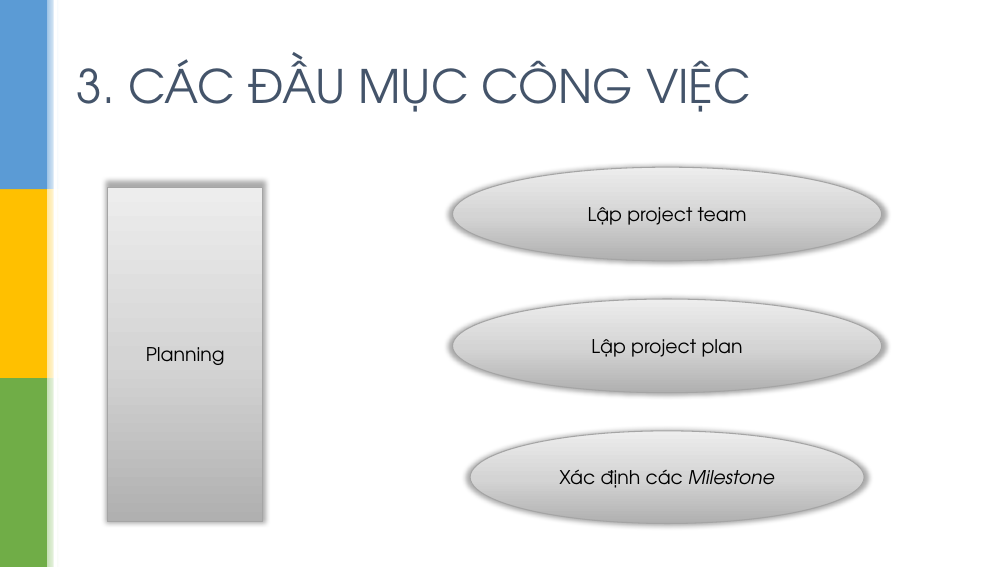
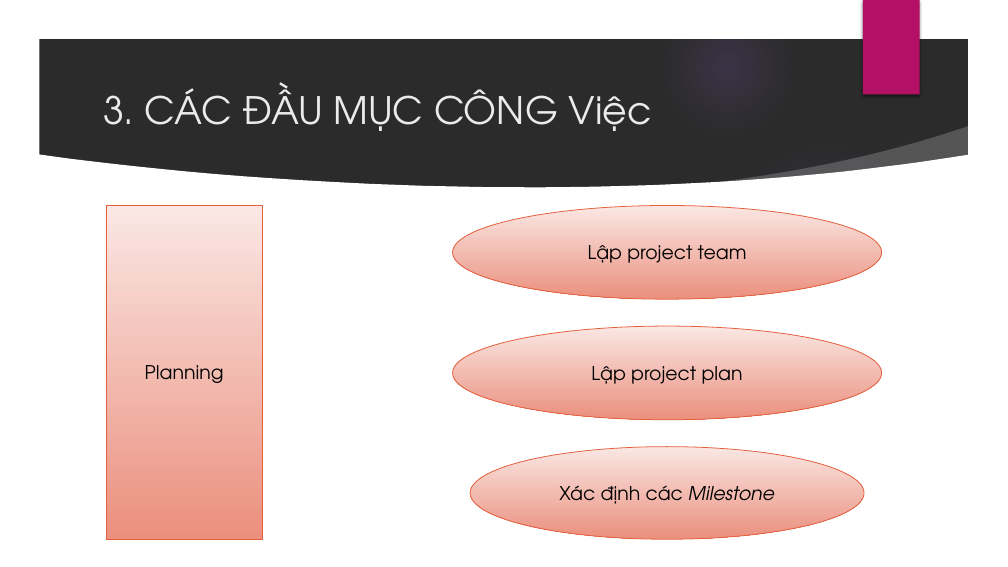
Before and after one commit to sondc/SWM_Project, a slide deck: slide 8 of Document/Slide_Project.pptx (slide 9 before the commit). Drawn at 1008x567 pixels with LibreOffice and Linux fonts; fonts in the diff are those of the drawing; background and template pictures are left out; a plain dark background stands for a picture behind light text. Boxes give left, top, right and bottom in pixels: in the first picture for what was removed or moved away, otherwise in the second. Text is boxed around its words. In the diff, an @@ line names an element or a change of style, - is before the commit and + after.

Commit message:
Slide_Project
lộc

```diff
--- a/Document/Slide_Project.pptx
+++ b/Document/Slide_Project.pptx
@@ group added at (0, 0, 1008, 567): 5 ellipses, 3 freeform shapes @@
@@ group removed at (0, 0, 59, 567): 7 rectangles @@
@@ rectangle added at (863, 0, 920, 95), fill #B31166 @@
@@ title at (103, 85, 652, 131): text changed; size 44 to 36 pt; text colour #44546A to #EBEBEB @@
-3. CÁC ĐẦU MỤC CÔNG VIỆC
+3. CÁC ĐẦU MỤC CÔNG Việc
@@ rectangle "Planning": place and size @@
-rectangle "Planning" at (107, 188, 263, 522)
+rectangle "Planning" at (107, 206, 262, 540)
@@ fill gradient #B1B1B1 to #D5D5D5 to #EDEDED to gradient #FAE8E5 to #EB907F; outline #A5A5A5 1 pt to #E45F3C 0.75 pt; shadow off in 4 elements at (107, 206, 262, 540), (470, 447, 864, 540), (453, 326, 882, 420), (453, 206, 882, 299) @@
@@ ellipse "Lập project team": place and size @@
-ellipse "Lập project team" at (453, 167, 882, 261)
+ellipse "Lập project team" at (453, 206, 882, 299)
@@ ellipse "Lập project plan": place and size @@
-ellipse "Lập project plan" at (453, 299, 882, 393)
+ellipse "Lập project plan" at (453, 326, 882, 420)
@@ ellipse "Xác định các Milestone": place and size @@
-ellipse "Xác định các Milestone" at (470, 431, 864, 524)
+ellipse "Xác định các Milestone" at (470, 447, 864, 540)
```
Also in this commit, not shown: 7 other slides changed, 3 slides added, 4 slides removed.
